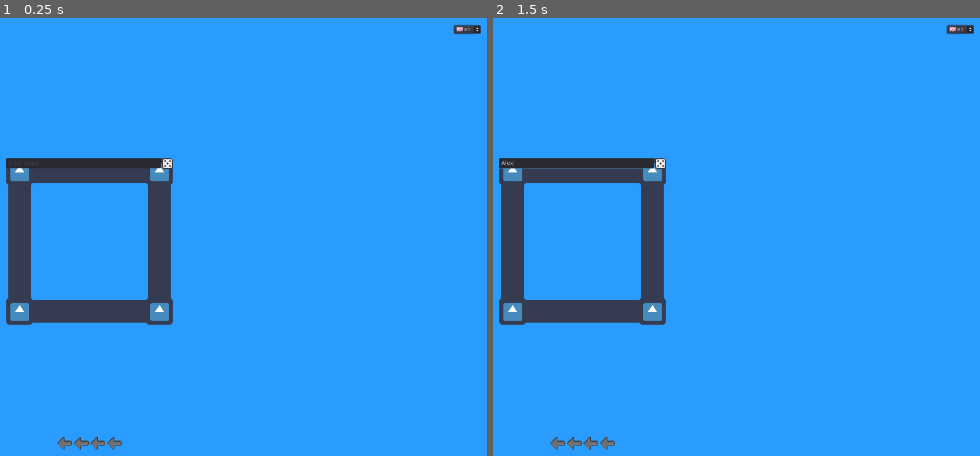
Above: before the commit, frames 1-2 (left to right).
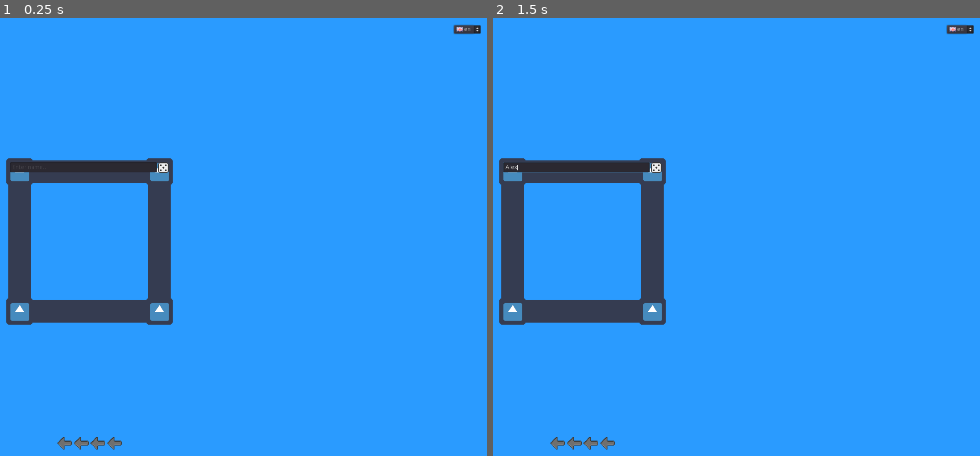
Above: after the commit, the same moments.

Repository: SabreOfWinter/Live-Over-The-Hills
Game: Godot game, scene res://menus/splash/splash.tscn
The game is run twice, just before and just after one commit, with the same random seed, the same clock (stepped at 60 frames per second) and the same inputs. The engine's default icon, where the game draws it, is replaced by a stand-in: a white triangle on a blue panel in a dark square.
Inputs (mouse positions are in pixels of both pictures, inside the frame that each line leads up to):
- Up to frame 1 (0.25 s): no input
- Up to frame 2 (1.5 s): click (575, 162) at 0.52 s; type "Alex" at 0.6 s; click (556, 442) at 1.25 s

The runs differ from the first frame. In frame 1, 0.7% of the frame differs, in the area x 1-36%, y 31-36%; in frame 2, 0.7%.

Commit message:
Menu - Right arrow image imported

Diff:
--- a/menus/main/main.tscn
+++ b/menus/main/main.tscn
@@ -106,15 +106,13 @@
 margin_top = -200.0
 margin_right = 200.0
 margin_bottom = 200.0
-size_flags_horizontal = 2
-size_flags_vertical = 2
 texture = ExtResource( 6 )
 patch_margin_left = 200
 patch_margin_top = 200
 patch_margin_right = 200
 patch_margin_bottom = 200
-axis_stretch_horizontal = 1
-axis_stretch_vertical = 1
+axis_stretch_horizontal = 2
+axis_stretch_vertical = 2
 __meta__ = {
 "_edit_use_anchors_": false
 }
@@ -122,18 +120,20 @@
 [node name="vbox_container" type="VBoxContainer" parent="new_game/nine_patch_rect"]
 anchor_right = 1.0
 anchor_bottom = 1.0
-size_flags_horizontal = 3
-size_flags_vertical = 3
+margin_left = 10.0
+margin_top = 10.0
+margin_right = -10.0
+margin_bottom = -10.0
+size_flags_horizontal = 0
+size_flags_vertical = 0
 __meta__ = {
 "_edit_use_anchors_": false
 }
 
 [node name="name_hbox_container" type="HBoxContainer" parent="new_game/nine_patch_rect/vbox_container"]
-margin_left = 10.0
-margin_top = 10.0
-margin_right = 390.0
+margin_right = 380.0
 margin_bottom = 25.0
-alignment = 1
+size_flags_vertical = 0
 
 [node name="name_line_edit" type="LineEdit" parent="new_game/nine_patch_rect/vbox_container/name_hbox_container"]
 margin_right = 351.0
@@ -153,6 +153,13 @@
 size_flags_stretch_ratio = 0.25
 texture_normal = ExtResource( 7 )
 
+[node name="HBoxContainer" type="HBoxContainer" parent="new_game/nine_patch_rect/vbox_container"]
+margin_top = 29.0
+margin_right = 380.0
+margin_bottom = 29.0
+
+[node name="CenterContainer" type="CenterContainer" parent="new_game/nine_patch_rect/vbox_container/HBoxContainer"]
+
 [node name="animation_player" type="AnimationPlayer" parent="."]
 [connection signal="pressed" from="main/HBoxContainer/new_game_button" to="." method="_on_new_game_button_pressed"]
 [connection signal="pressed" from="main/HBoxContainer/load_game_button" to="." method="_on_load_game_button_pressed"]
Binary file added: menus/textures/buttons/arrow_right.png
Not shown, added: menus/textures/buttons/arrow_right.png.import
